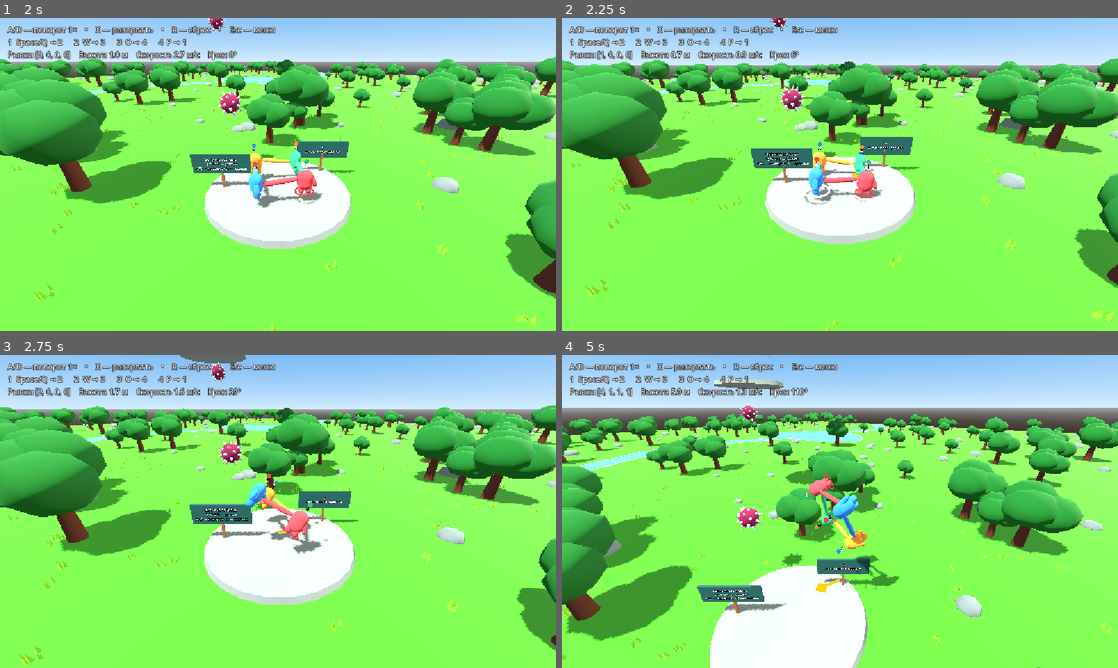
Above: before the commit, frames 1-4 (two rows, left to right).
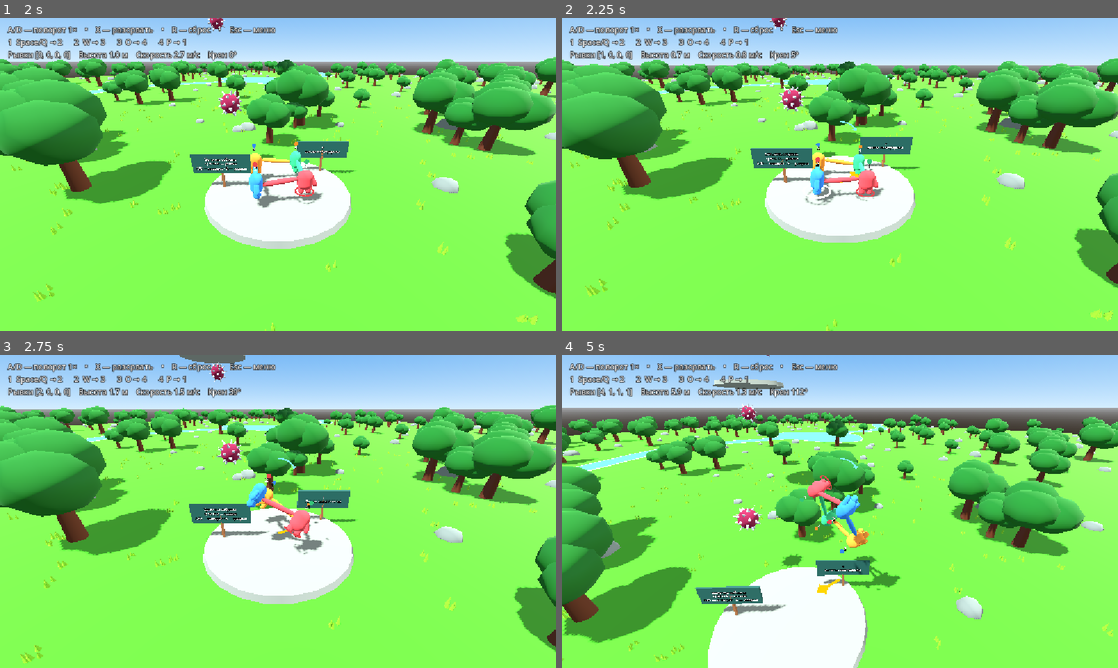
Above: after the commit, the same moments.

Repository: 1Lamotrigine/goll-shtur
Game: Godot game, scene res://ui/main_menu.tscn
Same seed, same stepped clock (60 frames per second), same inputs: the game is played once before the commit and once after it.
Inputs (mouse positions are in pixels of both pictures, inside the frame that each line leads up to):
- Up to frame 1 (2 s): click (278, 161) at 0.52 s; type "Alex" at 0.6 s; click (278, 180) at 0.75 s; type "12" at 0.83 s; click "Тренировка" at 1.25 s
- Up to frame 2 (2.25 s): tap Enter at 2 s; move the mouse to (962, 158) at 2.02 s; hold D from 2.03 s (still down); tap Q (pull_0) at 2.1 s; click (962, 158) at 2.17 s
- Up to frame 3 (2.75 s): keep holding D; tap Space at 2.27 s
- Up to frame 4 (5 s): move the mouse to (728, 527) at 2.77 s; release D at 2.78 s; hold S 2.78-3.53 s; tap W (pull_1) at 2.85 s; tap Space at 3.02, 4.52 s; move the mouse to (895, 442) at 3.52 s; hold D from 3.53 s (still down); tap O (pull_2) at 3.6 s; move the mouse to (812, 574) at 4.27 s; tap P (pull_3) at 4.35 s; click (812, 574) at 4.42 s

Frame 1 is identical in both runs. In frame 2, 2.3% of the frame differs, in the area x 0-100%, y 0-100%; in frame 3, 4.1%; in frame 4, 5.0%.

Commit message:
Ramp team rotation and display shared turn arc

Diff:
--- a/levels/network_arena.gd
+++ b/levels/network_arena.gd
@@ -264,6 +264,7 @@
 	body.linear_velocity = Vector3.ZERO
 	body.angular_velocity = Vector3.ZERO
 	body.turn_votes = 0
+	body.turn_rate = 0.0
 	body.collision_layer = 0
 	body.collision_mask = 0
 	body.hide()
@@ -293,7 +294,7 @@
 		velocities.append(walker.get_real_velocity())
 		grounded.append(int(walker.is_on_floor()))
 		positions.append(walker.position)
-	var state := [positions, velocities, grounded, body.transform, votes, joined, directions, warn_until, tick]
+	var state := [positions, velocities, grounded, body.transform, votes, joined, directions, warn_until, tick, body.turn_rate]
 	if recipient:
 		recover_state.rpc_id(recipient, state)
 	else:
@@ -313,11 +314,12 @@
 func snapshot(state: Array) -> void:
 	apply_snapshot.callv(state)
 
-func apply_snapshot(positions: PackedVector3Array, velocities: PackedVector3Array, grounded: PackedByteArray, pose: Transform3D, ready_votes: Array, linked: bool, inputs: Array, warnings: PackedInt64Array, host_tick: int) -> void:
+func apply_snapshot(positions: PackedVector3Array, velocities: PackedVector3Array, grounded: PackedByteArray, pose: Transform3D, ready_votes: Array, linked: bool, inputs: Array, warnings: PackedInt64Array, host_tick: int, turn_rate: float) -> void:
 	if host_tick <= last_snapshot_tick:
 		return
 	last_snapshot_tick = host_tick
 	last_sync_ms = Time.get_ticks_msec()
+	body.turn_rate = turn_rate
 	directions = inputs
 	for i in walkers.size():
 		warn_until[i] = tick + maxi(0, warnings[i] - host_tick)
--- a/physics/polygon_controller.gd
+++ b/physics/polygon_controller.gd
@@ -19,7 +19,11 @@
 var slots := PackedVector3Array()
 var cooldown := PackedFloat32Array([0, 0, 0, 0])
 var counts := PackedInt32Array([0, 0, 0, 0])
-@export_range(5.0, 55.0, 1.0) var turn_degrees_per_vote := 35.0
+const MAX_TURN_RATE := 75.0
+const RAMP_SECONDS := 0.2
+const BRAKE_SECONDS := 0.08
+var turn_rate := 0.0
+var turn_arc := preload("res://player/turn_arc.gd").new()
 var control_yaw := false
 var turn_votes := 0
 const CUES = preload("res://player/flight_cues.gd")
@@ -33,6 +37,7 @@
 	tween.tween_callback(flash.queue_free)
 
 func _process(_delta: float) -> void:
+	turn_arc.display(global_position, turn_rate / MAX_TURN_RATE if is_visible_in_tree() else 0.0)
 	var tilt := global_basis.y.slide(Vector3.UP)
 	arrow.hide()
 	if not is_visible_in_tree() or tilt.length_squared() < 0.0004:
@@ -47,6 +52,7 @@
 var spawn: Transform3D
 
 func _ready() -> void:
+	add_child(turn_arc)
 	spawn = global_transform
 	arrow = CUES.arrow(self)
 	pull_accepted.connect(func(_source, target): flash_target(target))
@@ -98,6 +104,7 @@
 		global_transform = spawn
 		linear_velocity = Vector3.ZERO
 		angular_velocity = Vector3.ZERO
+		turn_rate = 0.0
 		cooldown.fill(0)
 		counts.fill(0)
 		sleeping = false
@@ -113,5 +120,10 @@
 	state.linear_velocity = (vertical + horizontal.limit_length(max_horizontal_speed)).limit_length(max_linear_speed)
 	var spin := state.angular_velocity.limit_length(max_angular_speed)
 	if control_yaw:
-		spin.y = deg_to_rad(clampf(turn_degrees_per_vote * turn_votes, -70, 70))
+		var target := signi(turn_votes) * minf(MAX_TURN_RATE, 35.0 + 10.0 * (absi(turn_votes) - 1))
+		if turn_rate * target < 0 or target == 0:
+			turn_rate = move_toward(turn_rate, 0, MAX_TURN_RATE * state.step / BRAKE_SECONDS)
+		else:
+			turn_rate = move_toward(turn_rate, target, absf(target) * state.step / RAMP_SECONDS)
+		spin.y = deg_to_rad(turn_rate)
 	state.angular_velocity = spin
--- /dev/null
+++ b/player/turn_arc.gd
@@ -0,0 +1,46 @@
+extends MeshInstance3D
+
+const RADIUS := 0.95
+const HALF_WIDTH := 0.055
+const SEGMENTS := 20
+var ribbon := ImmediateMesh.new()
+var last_extent := 0.0
+
+func _ready() -> void:
+	top_level = true
+	mesh = ribbon
+	var ink := StandardMaterial3D.new()
+	ink.shading_mode = BaseMaterial3D.SHADING_MODE_UNSHADED
+	ink.cull_mode = BaseMaterial3D.CULL_DISABLED
+	ink.albedo_color = Color("#84f5ff")
+	material_override = ink
+	cast_shadow = GeometryInstance3D.SHADOW_CASTING_SETTING_OFF
+	hide()
+
+func display(center: Vector3, fraction: float) -> void:
+	visible = absf(fraction) > 0.015
+	if not visible:
+		return
+	global_position = center + Vector3.UP * 2.65
+	var camera := get_viewport().get_camera_3d()
+	if camera:
+		rotation = Vector3(0.55, camera.global_rotation.y, 0)
+	var extent := fraction * PI * 0.85
+	if is_equal_approx(extent, last_extent):
+		return
+	last_extent = extent
+	ribbon.clear_surfaces()
+	ribbon.surface_begin(Mesh.PRIMITIVE_TRIANGLE_STRIP)
+	for i in range(SEGMENTS + 1):
+		var radial := Vector3.FORWARD.rotated(Vector3.UP, extent * i / SEGMENTS)
+		ribbon.surface_add_vertex(radial * (RADIUS - HALF_WIDTH))
+		ribbon.surface_add_vertex(radial * (RADIUS + HALF_WIDTH))
+	ribbon.surface_end()
+	var end := Vector3.FORWARD.rotated(Vector3.UP, extent)
+	var tangent := Vector3.UP.cross(end) * signf(extent)
+	var tip_size := minf(0.25, absf(extent))
+	ribbon.surface_begin(Mesh.PRIMITIVE_TRIANGLES)
+	ribbon.surface_add_vertex(end * (RADIUS - tip_size * 0.65))
+	ribbon.surface_add_vertex(end * (RADIUS + tip_size * 0.65))
+	ribbon.surface_add_vertex(end * RADIUS + tangent * tip_size)
+	ribbon.surface_end()
--- a/ui/main_menu.gd
+++ b/ui/main_menu.gd
@@ -2,7 +2,7 @@
 
 var peer: ENetMultiplayerPeer
 var members := {}
-const WIRE_VERSION := 6
+const WIRE_VERSION := 7
 var map_type := 0
 var status := ""
 var room_code := ""
